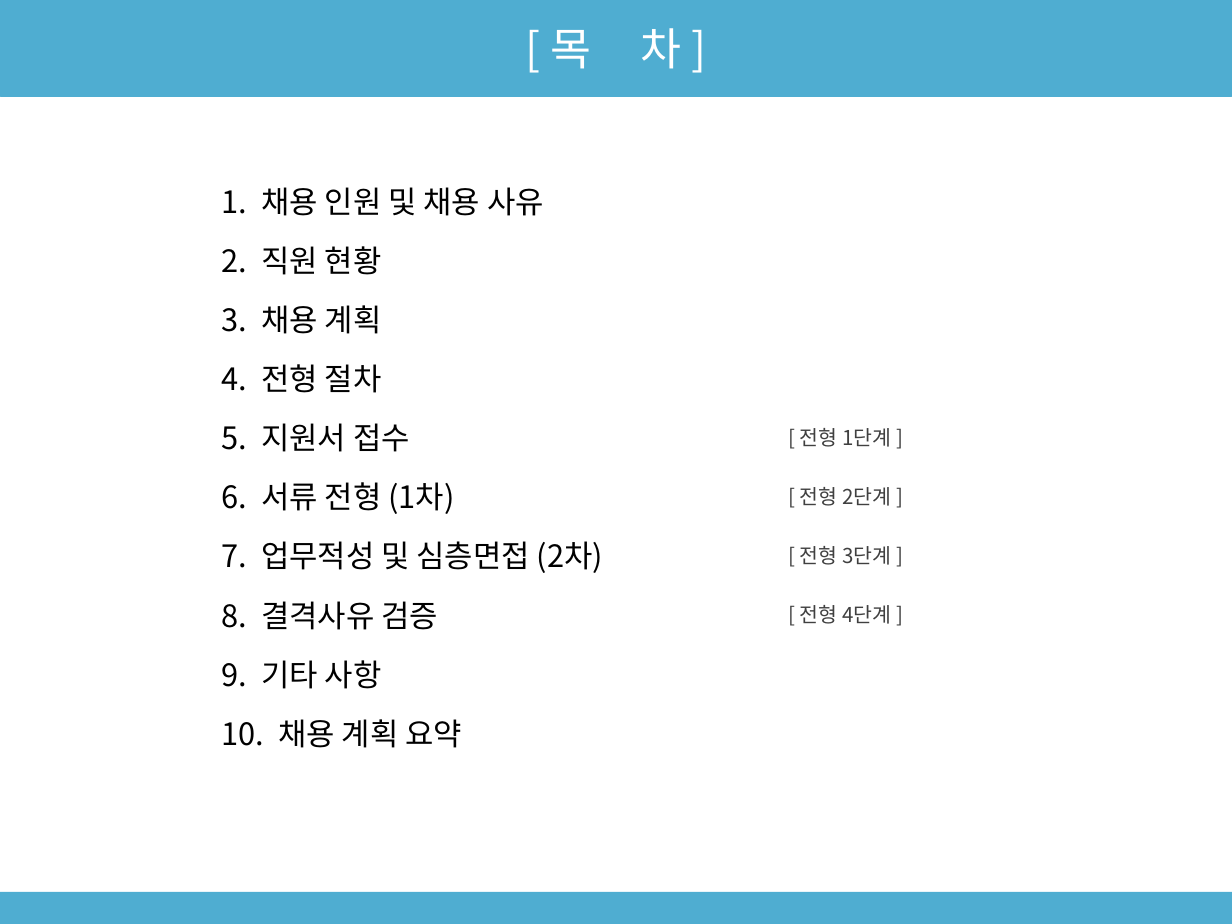
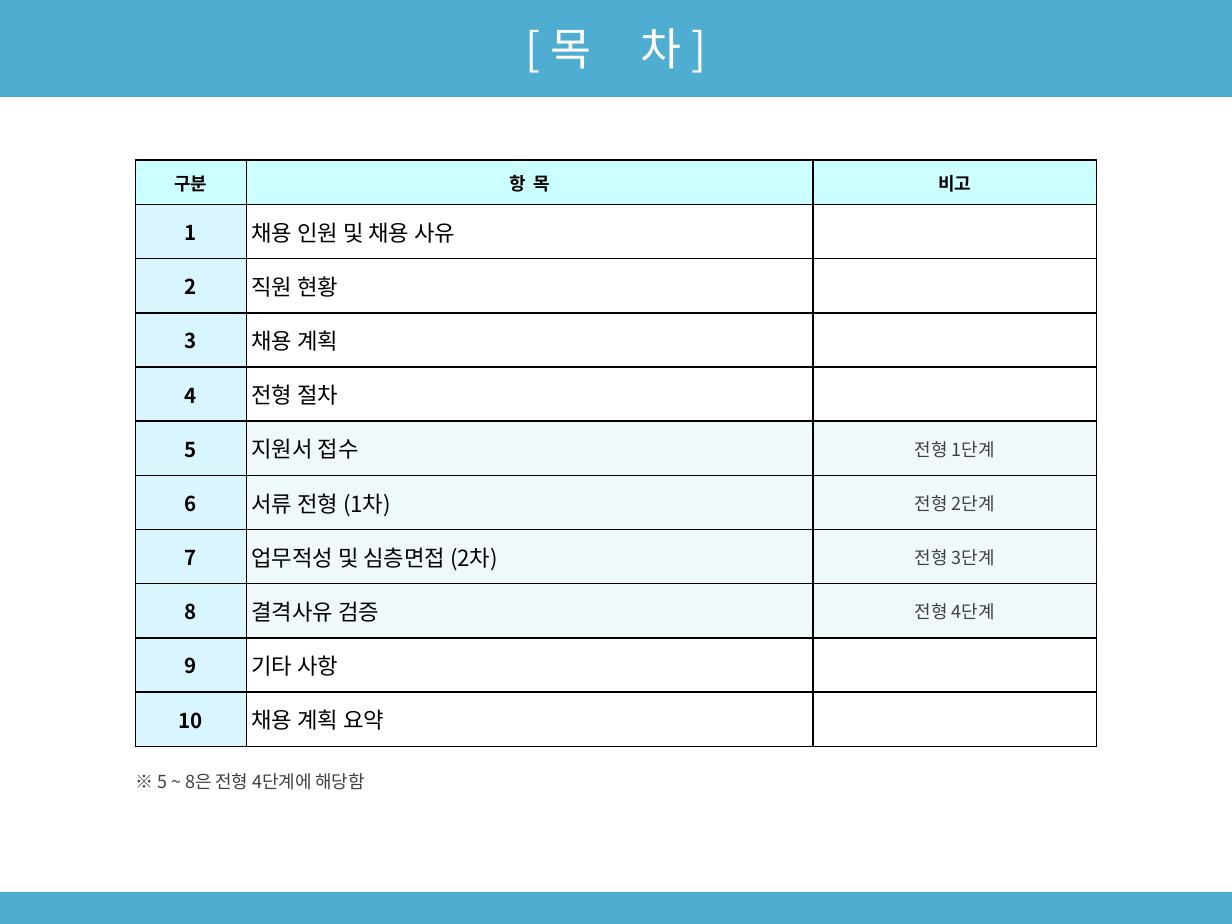
Before and after one commit to sogood459-max/miracle-guy, a slide deck: slide 2 of docs/2027년_사무직원_채용계획안.pptx. Drawn at 1232x924 pixels with LibreOffice and Linux fonts; fonts in the diff are those of the drawing. Boxes give left, top, right and bottom in pixels: in the first picture for what was removed or moved away, otherwise in the second. Text is boxed around its words. In the diff, an @@ line names an element or a change of style, - is before the commit and + after.

```diff
--- a/docs/2027년_사무직원_채용계획안.pptx
+++ b/docs/2027년_사무직원_채용계획안.pptx
@@ table added at [136,160,1096,734], 11 rows, 3 columns @@
+구분 | 항 목 | 비고
+1 | 채용 인원 및 채용 사유 | 
+2 | 직원 현황 | 
+3 | 채용 계획 | 
+4 | 전형 절차 | 
+5 | 지원서 접수 | 전형 1단계
+6 | 서류 전형 (1차) | 전형 2단계
+7 | 업무적성 및 심층면접 (2차) | 전형 3단계
+8 | 결격사유 검증 | 전형 4단계
+9 | 기타 사항 | 
+10 | 채용 계획 요약 | 
@@ text removed at [222,187,544,216] @@
-1. 채용 인원 및 채용 사유
@@ text removed at [222,246,382,275] @@
-2. 직원 현황
@@ text removed at [222,305,382,334] @@
-3. 채용 계획
@@ text removed at [222,364,382,393] @@
-4. 전형 절차
@@ text removed at [222,423,410,452] @@
-5. 지원서 접수
@@ text removed at [800,428,891,447] @@
-[ 전형 1단계 ]
@@ text removed at [222,482,454,514] @@
-6. 서류 전형 (1차)
@@ text removed at [800,487,891,506] @@
-[ 전형 2단계 ]
@@ text removed at [222,541,603,573] @@
-7. 업무적성 및 심층면접 (2차)
@@ text removed at [800,546,891,565] @@
-[ 전형 3단계 ]
@@ text removed at [222,601,438,630] @@
-8. 결격사유 검증
@@ text removed at [800,605,891,624] @@
-[ 전형 4단계 ]
@@ text removed at [222,660,382,689] @@
-9. 기타 사항
@@ text removed at [222,719,462,748] @@
-10. 채용 계획 요약
@@ text added at [157,773,365,790], 10.5 pt, text #404040 @@
+※ 5 ~ 8은 전형 4단계에 해당함
```
Also in this commit, not shown: 1 other file.
